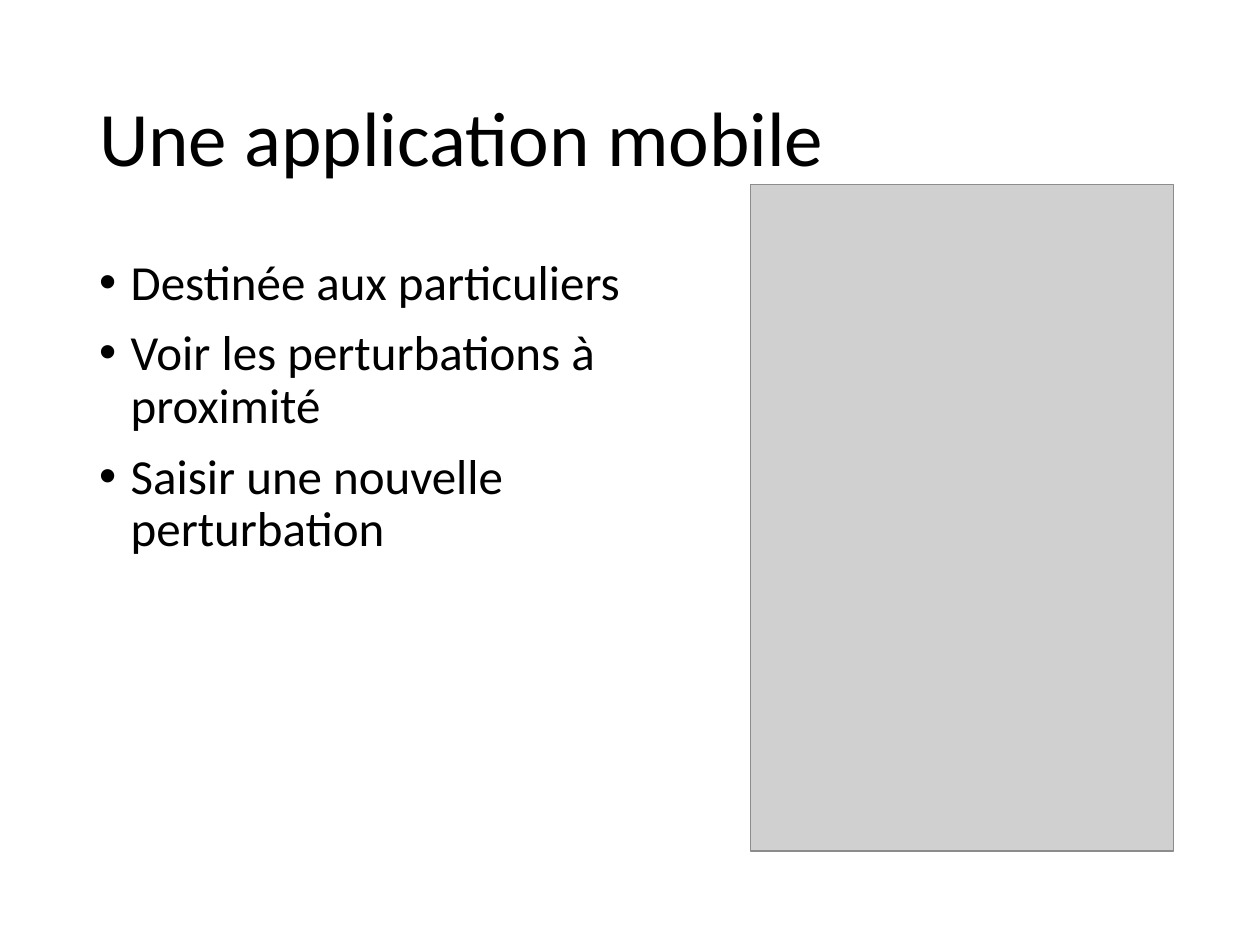
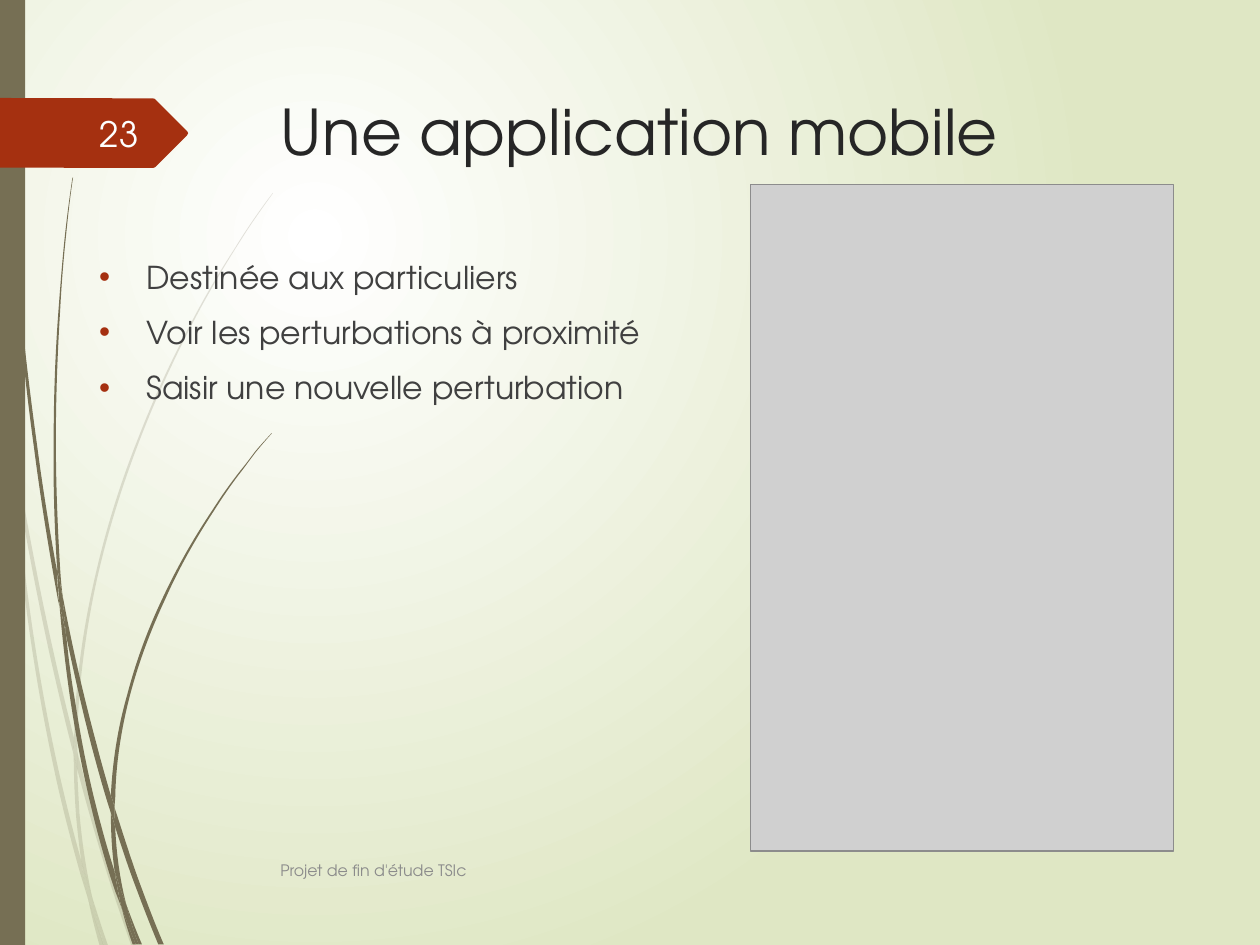
Before and after one commit to VSasyan/TSIc, a slide deck: slide 23 of soutenance/presentation.pptx (slide 4 before the commit). Drawn at 1260x945 pixels with LibreOffice and Linux fonts; fonts in the diff are those of the drawing; grey boxes stand for pictures. Boxes give left, top, right and bottom in pixels: in the first picture for what was removed or moved away, otherwise in the second. Text is boxed around its words. In the diff, an @@ line names an element or a change of style, - is before the commit and + after.

```diff
--- a/soutenance/presentation.pptx
+++ b/soutenance/presentation.pptx
@@ background #FFFFFF to gradient #FFFFFF to #DFE8C4 @@
@@ rectangle added at [0,0,25,945], fill #766F54 @@
@@ title "Une application mobile": place and size @@
-title "Une application mobile" at [99,112,823,179]
+title "Une application mobile" at [281,108,997,167]
@@ title "Une application mobile" at [281,108,997,167]: size 44 to 36 pt, font Calibri to TeX Gyre Adventor, text colour #000000 to #262626; line spacing 0.9 to 1; vertical alignment middle to top @@
@@ freeform shape added at [0,98,188,169], fill #A53010 @@
@@ page number added at [100,120,139,148], 20 pt, text #FEFFFF @@
+23
@@ text "Destinée aux particuliers" at [146,265,640,405]: size 28 to 18 pt, font Calibri to TeX Gyre Adventor, text colour #000000 to #404040; indent changed; line spacing 0.9 to 1 @@
@@ group added at [0,193,273,945]: 10 freeform shapes @@
@@ text added at [280,864,466,879], 9 pt, text #8C8C8C @@
+Projet de fin d'étude TSIc
@@ group added at [3,0,272,945]: 12 freeform shapes @@
```
Also in this commit, not shown: 2 other slides changed, 22 slides added, 1 slide removed, 1 other file.
